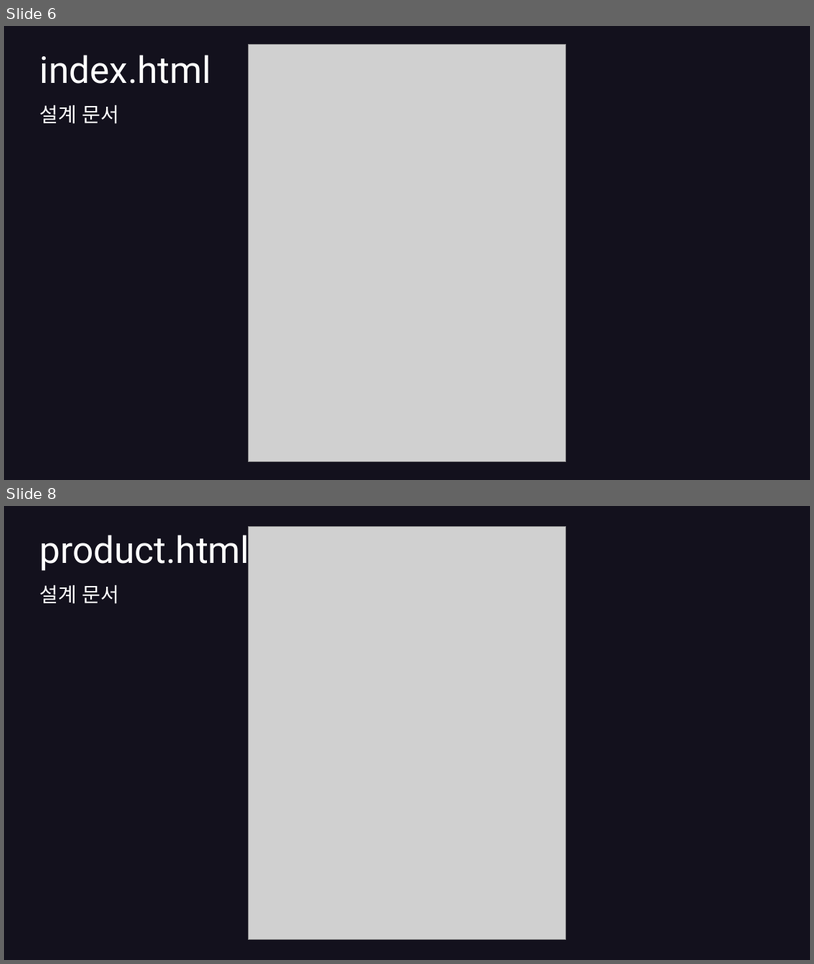
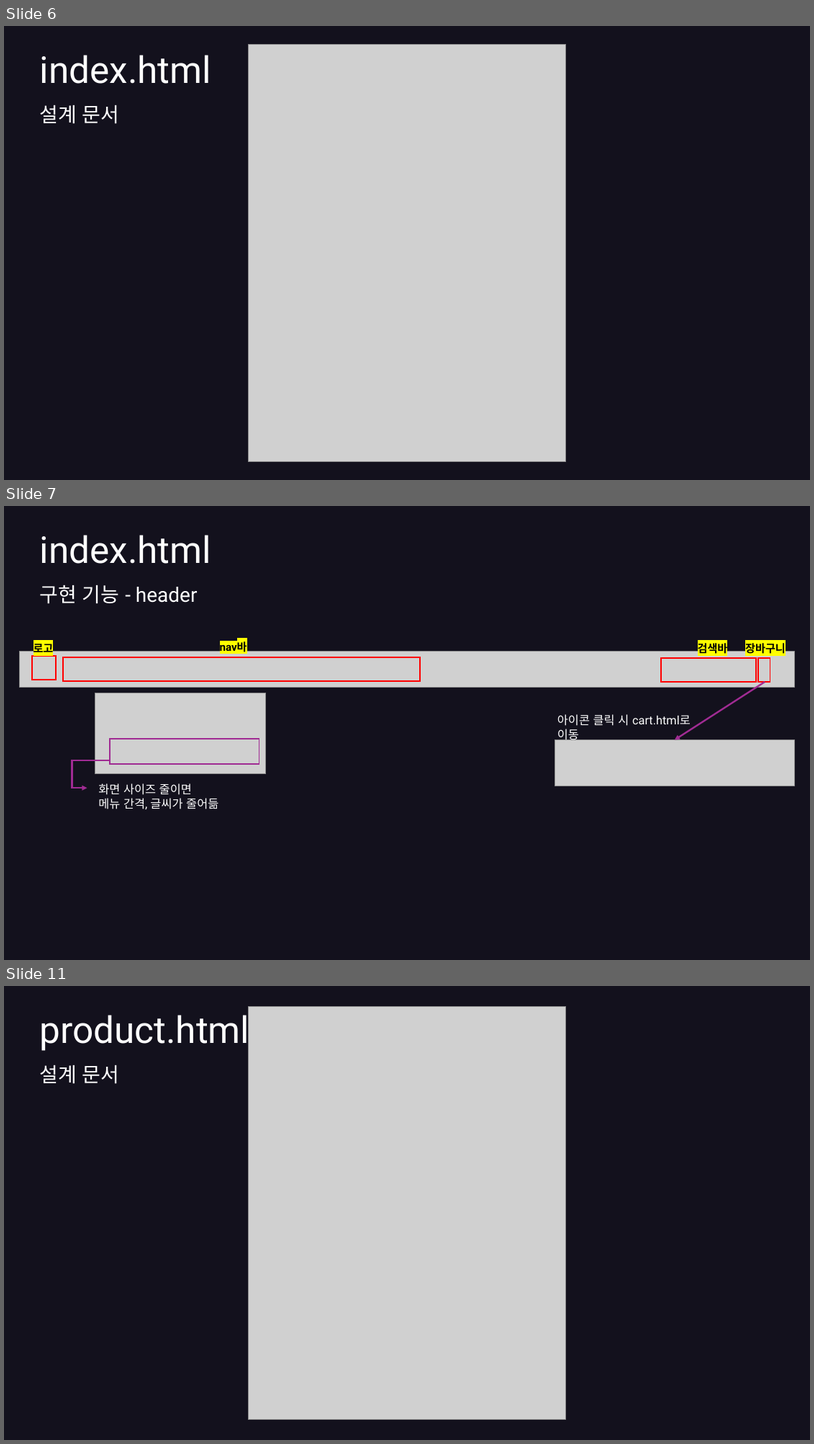
Before and after one commit to hyunkyumlee/FrontProject, a slide deck: 발표 자료/푸마_발표ppt.pptx. Shown one above the other, each under a label of ours: slides 6 and 8 before the commit, slides 6, 7 and 11 after it; the slides between them are not shown. The pictures are 814x964 and 814x1444 pixels, drawn with LibreOffice and Linux fonts; fonts in the diff are those of the drawing; grey boxes stand for pictures. Boxes give left, top, right and bottom in pixels: in the first picture for what was removed or moved away, otherwise in the second. Text is boxed around its words. In the diff, an @@ line names an element or a change of style, - is before the commit and + after.

```diff
--- a/발표 자료/푸마_발표ppt.pptx
+++ b/발표 자료/푸마_발표ppt.pptx
@@ slide 7 added at box(4, 506, 810, 960), background #13111D @@
@@ title added at box(40, 535, 211, 564), 44 pt, text #FFFFFF @@
+index.html
@@ text added at box(40, 585, 198, 604), 24 pt, text #FFFFFF @@
+구현 기능 - header
@@ picture added at box(20, 651, 795, 687) @@
@@ rectangle added at box(32, 656, 55, 680), outline #FF0000 1.5 pt @@
@@ text added at box(34, 641, 54, 656), 13 pt, text #000000, bold @@
+로고
@@ text added at box(220, 641, 247, 652), 13 pt, text #000000, bold @@
+nav바
@@ text added at box(698, 641, 728, 656), 13 pt, text #000000, bold @@
+검색바
@@ text added at box(746, 643, 786, 654), 13 pt, text #000000, bold @@
+장바구니
@@ rectangle added at box(63, 657, 421, 681), outline #FF0000 1.5 pt @@
@@ rectangle added at box(661, 658, 756, 682), outline #FF0000 1.5 pt @@
@@ rectangle added at box(759, 658, 771, 682), outline #FF0000 1.5 pt @@
@@ arrow added from (765, 682) to (675, 739), #A02B93 2 pt @@
@@ text added at box(558, 714, 691, 742), 14 pt, text #FFFFFF @@
+아이콘 클릭 시 cart.html로 이동
@@ group added at box(72, 693, 267, 809): 1 picture, 1 text, 1 elbow arrow, 1 rectangle @@
+화면 사이즈 줄이면
+메뉴 간격, 글씨가 줄어듦
@@ picture added at box(555, 739, 795, 785) @@
@@ what was slide 8 is now slide 11 @@
```
Also in this commit, not shown: 3 slides changed, 2 other slides added, 2 other files.
